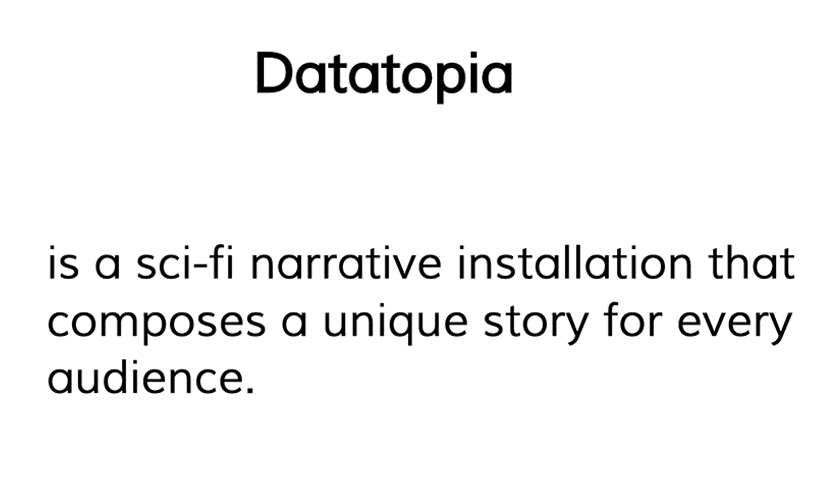
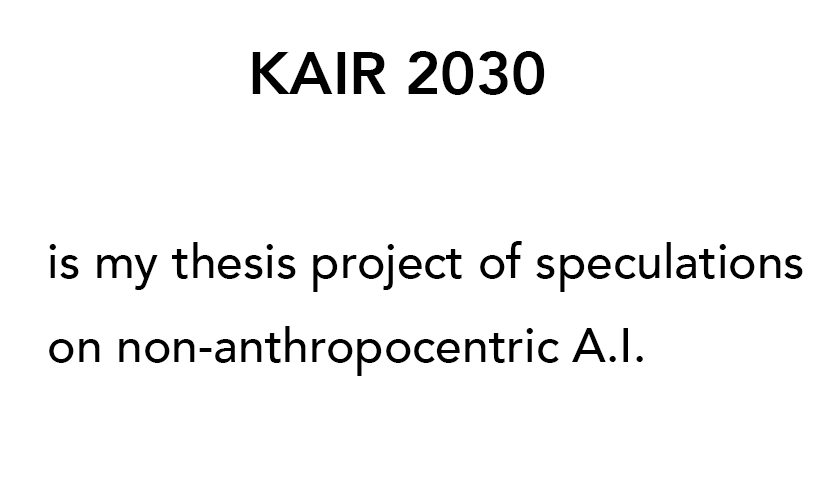
Revision of a layered 837 x 500 image; what changed, layer by layer:
added layer "is my thesis project of speculations on non-anthropocentric A.I" above "is an intelligence test machine that mocks the user’s destined" over [49, 241, 803, 376]
added layer "KAIR 2030" above "victor" over [252, 51, 545, 95]
hid "Layer 0" over [48, 51, 803, 394]
